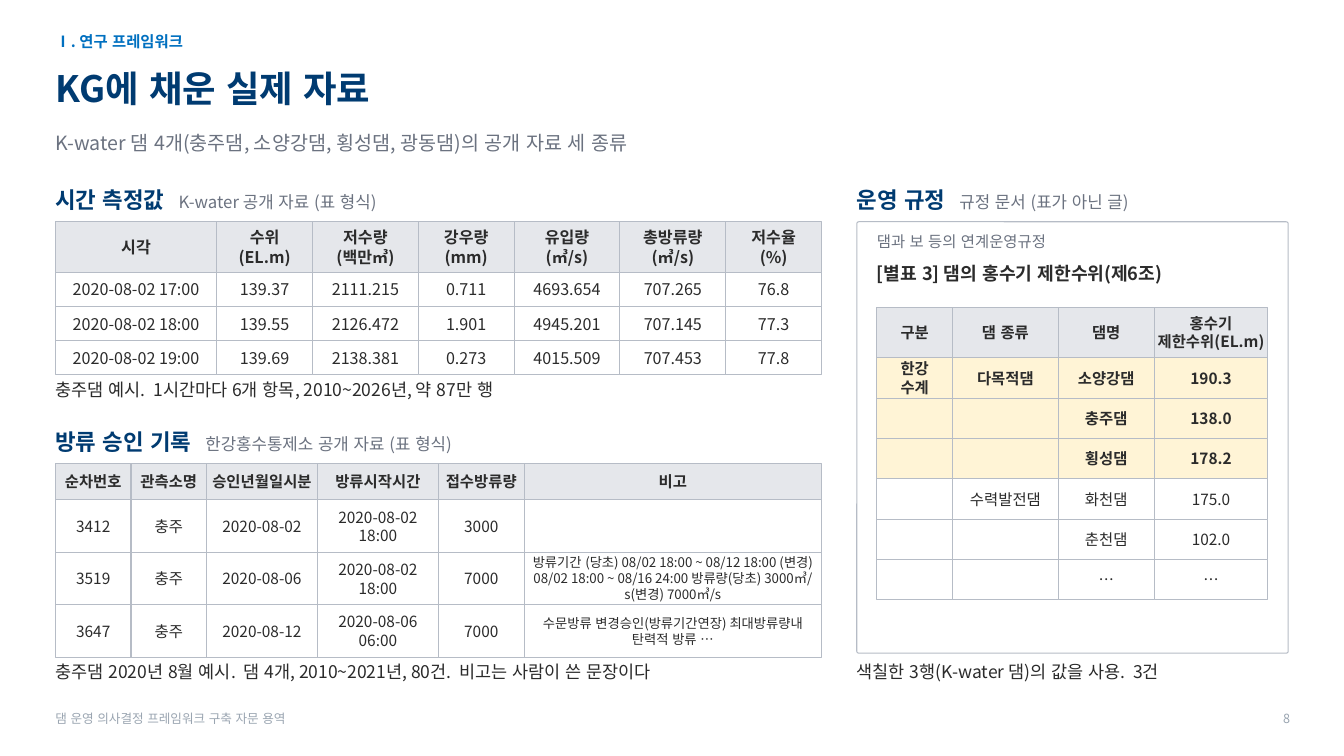
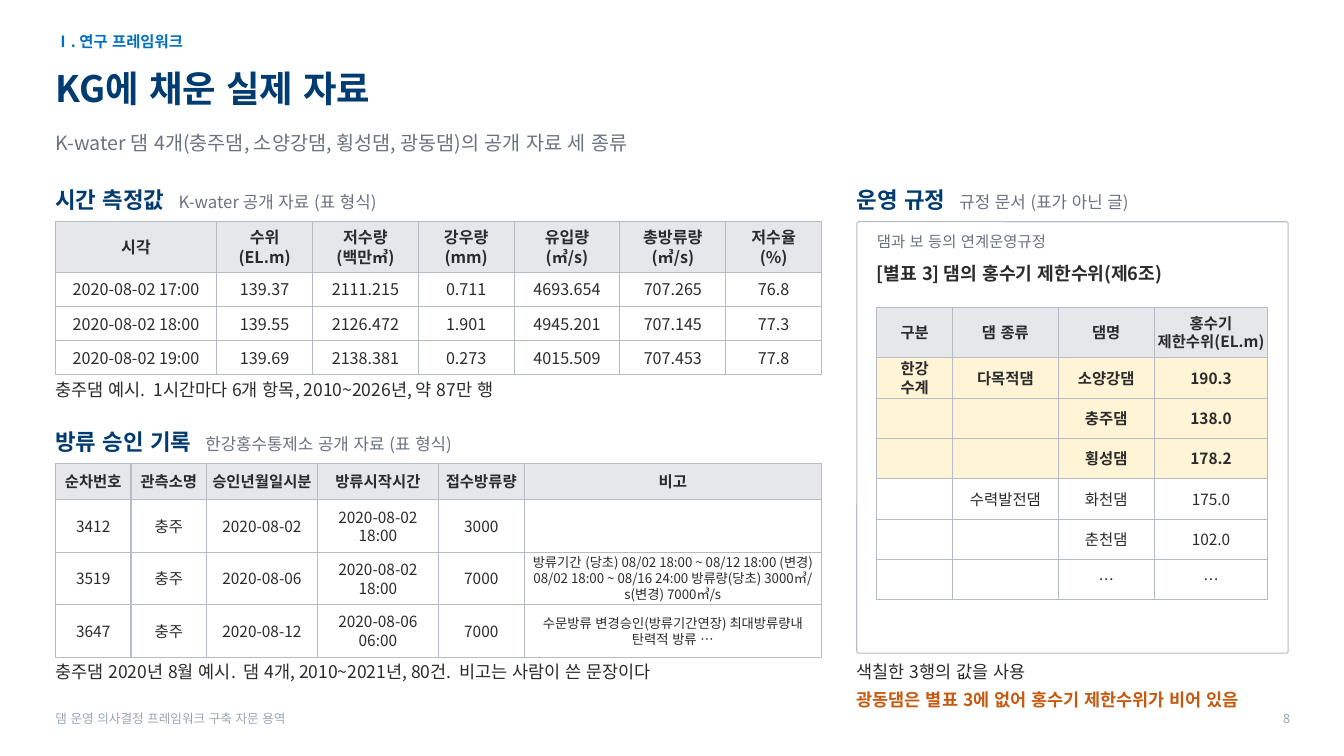
Before and after one commit to mkm1119/KGRAG-LLM, a slide deck: slide 8 of project_khnp/2026.11.26_한강수력본부_발표자료_초안.pptx. Drawn at 1344x756 pixels with LibreOffice and Linux fonts; fonts in the diff are those of the drawing; background and template pictures are left out. Boxes give left, top, right and bottom in pixels: in the first picture for what was removed or moved away, otherwise in the second. Text is boxed around its words. In the diff, an @@ line names an element or a change of style, - is before the commit and + after.

```diff
--- a/project_khnp/2026.11.26_한강수력본부_발표자료_초안.pptx
+++ b/project_khnp/2026.11.26_한강수력본부_발표자료_초안.pptx
@@ text at <box>857,663,1026,680</box>: text changed @@
-색칠한 3행(K-water 댐)의 값을 사용. 3건
+색칠한 3행의 값을 사용
@@ text added at <box>857,691,1239,708</box>, 12.5 pt, text #C55A11, bold @@
+광동댐은 별표 3에 없어 홍수기 제한수위가 비어 있음
```
Also in this commit, not shown: 5 other slides changed, 1 other file.
